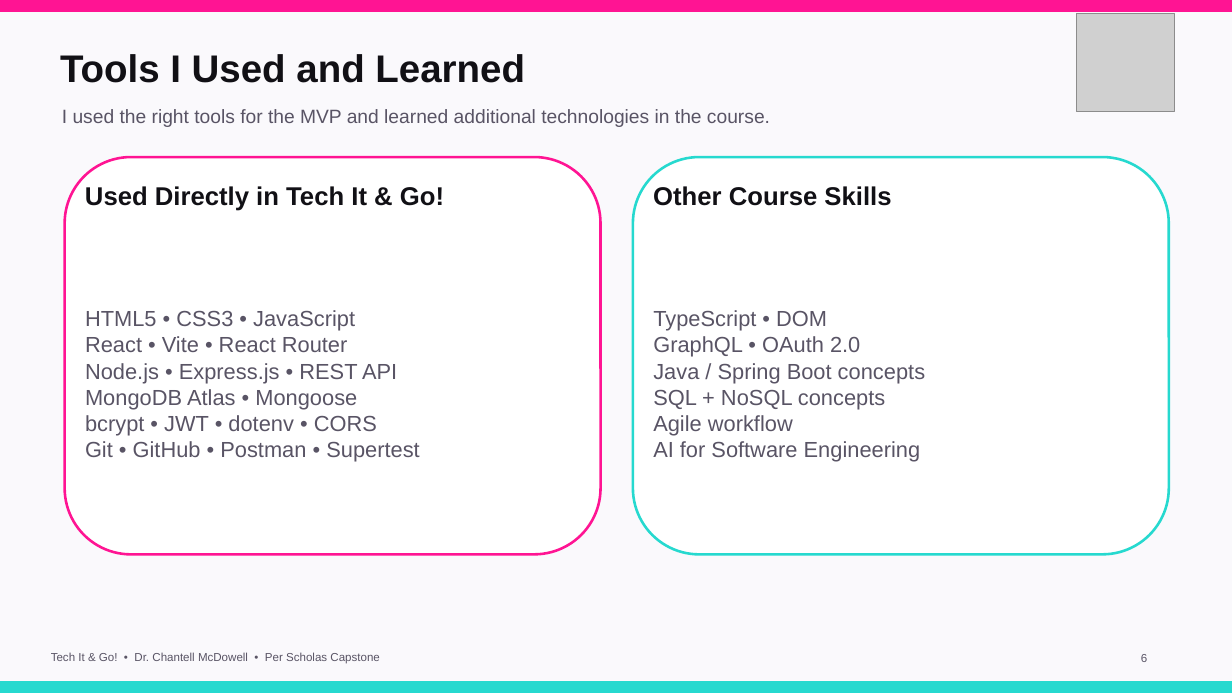
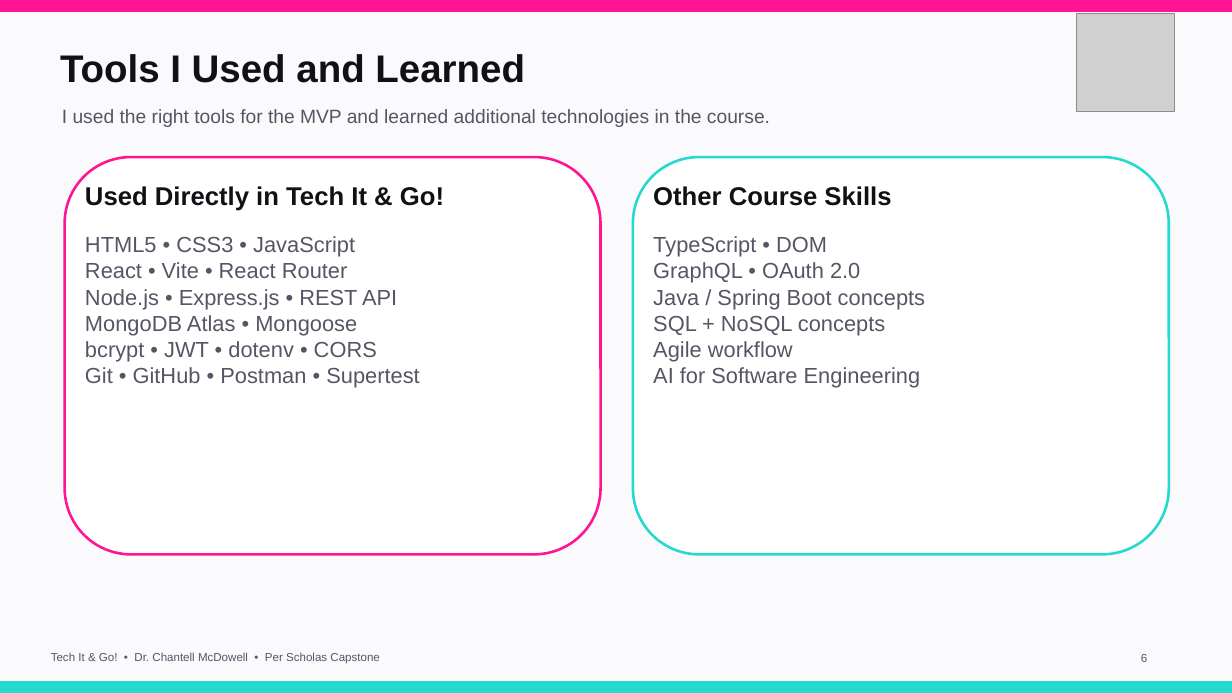
Before and after one commit to Drchantell/Dr_Chantell_Tech_It_and_Go_frontend, a slide deck: slide 6 of presentation/Tech_It_and_Go_7_Minute_Presentation_With_Catalog_Link.pptx. Drawn at 1232x693 pixels with LibreOffice and Linux fonts; fonts in the diff are those of the drawing; grey boxes stand for pictures. Boxes give left, top, right and bottom in pixels: in the first picture for what was removed or moved away, otherwise in the second. Text is boxed around its words. In the diff, an @@ line names an element or a change of style, - is before the commit and + after.

Commit message:
Align presentation text and make app fields responsive across devices

```diff
--- a/presentation/Tech_It_and_Go_7_Minute_Presentation_With_Catalog_Link.pptx
+++ b/presentation/Tech_It_and_Go_7_Minute_Presentation_With_Catalog_Link.pptx
@@ text "HTML5 • CSS3 • JavaScript" at (85, 236, 419, 388): vertical alignment middle to top @@
@@ text "TypeScript • DOM" at (653, 236, 925, 388): vertical alignment middle to top @@
```
Also in this commit, not shown: 6 other slides changed, 6 other files.
